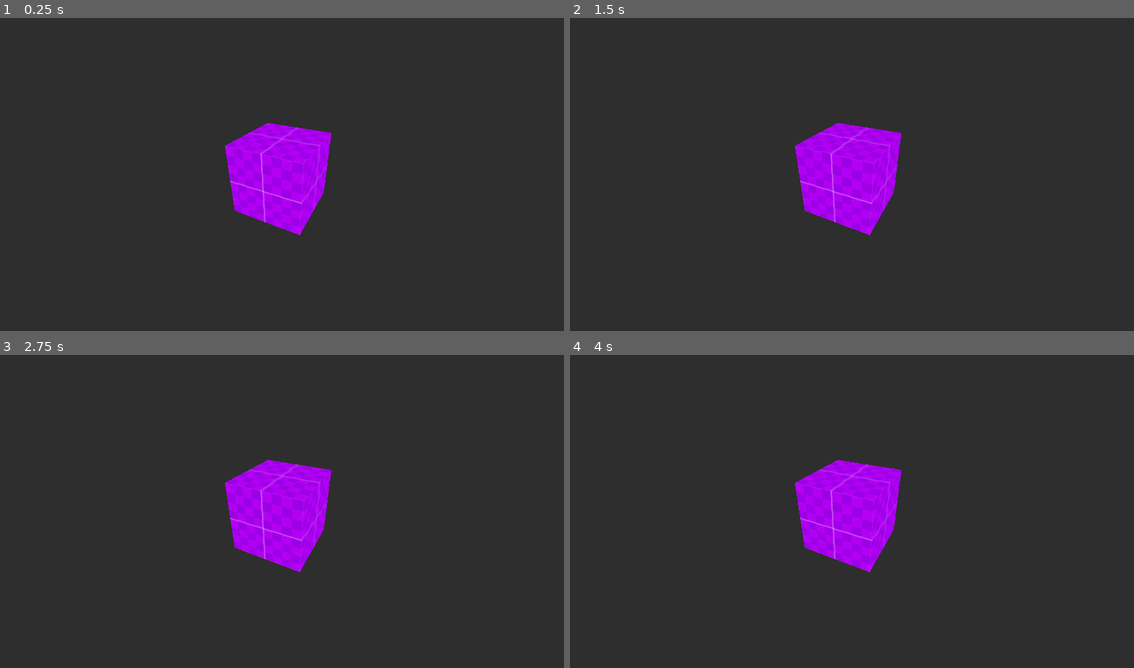
Above: before the commit, frames 1-4 (two rows, left to right).
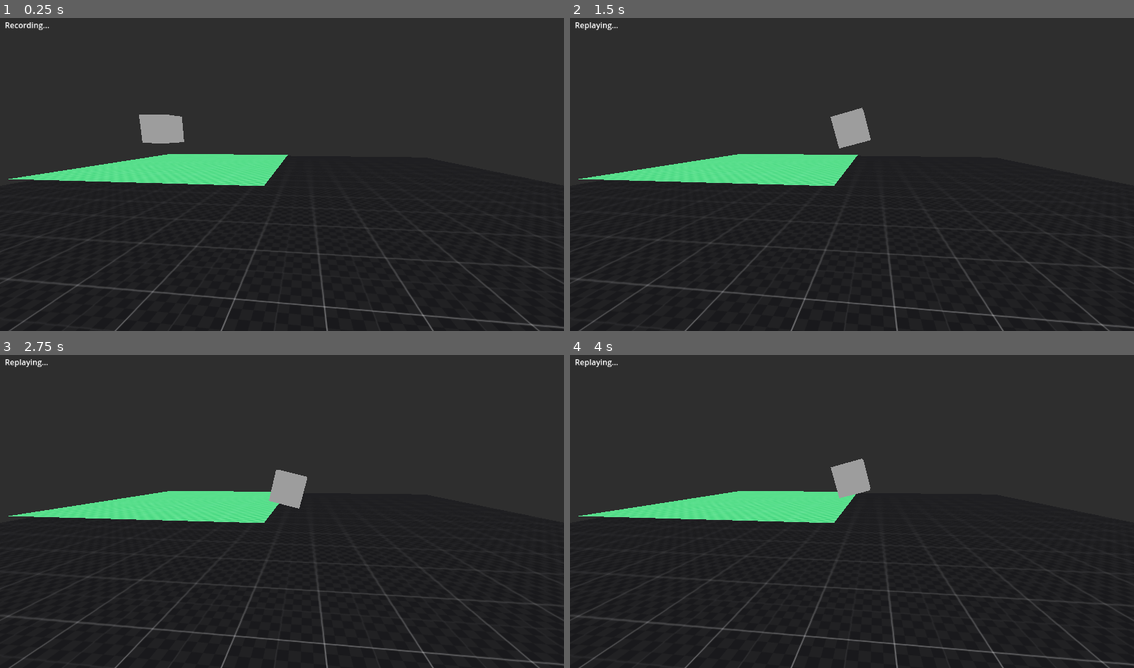
Above: after the commit, the same moments.

Repository: AndreaTerenz/Godot-baked-physics
Game: Godot game, scene res://Scenes/Baked.tscn
Same seed, same stepped clock (60 frames per second), same inputs: the game is played once before the commit and once after it. Before the commit the project starts from res://Main.tscn.
Inputs:
- Up to frame 1 (0.25 s): no input
- Up to frame 2 (1.5 s): tap Enter at 0.5 s; tap R (record_toggle) at 0.6, 1.35 s; tap Space at 1.25 s
- Up to frame 3 (2.75 s): tap R (record_toggle) at 2.1 s
- Up to frame 4 (4 s): tap R (record_toggle) at 2.85, 3.6 s

The runs differ from the first frame. In frame 1, 8.6% of the frame differs, in the area x 0-100%, y 1-100%; in frame 2, 8.2%; in frame 3, 7.9%; in frame 4, 7.9%.

Commit message:
move from boolean flag to state enum variable for baker

Diff:
--- a/Scenes/Baked.tscn
+++ b/Scenes/Baked.tscn
@@ -20,19 +20,24 @@
 [sub_resource type="BoxShape3D" id="BoxShape3D_nfx2s"]
 size = Vector3(6, 0.005, 6)
 
-[sub_resource type="GDScript" id="GDScript_bs46g"]
-script/source = "extends Label
+[sub_resource type="GDScript" id="GDScript_asdhl"]
+script/source = "extends Control
 
-func _on_recording_start():
-	visible = true
+@onready var label = $MarginContainer/Label
 
-
-func _on_recording_stop():
-	visible = false
+func _on_baker_state_changed(s):
+	match s:
+		PhysBaker.PHYS_BAKER_STATE.IDLE:
+			label.text = \"Idle\"
+		PhysBaker.PHYS_BAKER_STATE.BAKING:
+			label.text = \"Baking...\"
+		PhysBaker.PHYS_BAKER_STATE.REPLAY:
+			label.text = \"Replaying...\"
 "
 
-[node name="Node3D" type="Node3D"]
+[node name="PhysBaker" type="Node3D"]
 script = ExtResource("1_iwune")
+bake_on_ready = true
 
 [node name="Target" type="MeshInstance3D" parent="."]
 transform = Transform3D(1, 0, 0, 0, 1, 0, 0, 0, 1, -0.538607, 1.48738, 4.60708)
@@ -87,6 +92,7 @@
 anchor_bottom = 1.0
 grow_horizontal = 2
 grow_vertical = 2
+script = SubResource("GDScript_asdhl")
 
 [node name="MarginContainer" type="MarginContainer" parent="DebugUI"]
 layout_mode = 1
@@ -105,10 +111,8 @@
 size_flags_horizontal = 0
 size_flags_vertical = 0
 text = "Recording..."
-script = SubResource("GDScript_bs46g")
 
 [node name="Camera3D" type="Camera3D" parent="."]
 transform = Transform3D(-0.107095, -0.187973, 0.976318, 0, 0.981966, 0.18906, -0.994249, 0.0202474, -0.105164, 6.95575, 1.34695, -0.749235)
 
-[connection signal="recording_start" from="." to="DebugUI/MarginContainer/Label" method="_on_recording_start"]
-[connection signal="recording_stop" from="." to="DebugUI/MarginContainer/Label" method="_on_recording_stop"]
+[connection signal="state_changed" from="." to="DebugUI" method="_on_baker_state_changed"]
--- a/Scripts/PhysBaker.gd
+++ b/Scripts/PhysBaker.gd
@@ -7,8 +7,8 @@
 	REPLAY
 }
 
-signal recording_start
-signal recording_stop
+signal state_changed(s: PHYS_BAKER_STATE)
+
 
 # TODO
 #	baking length
@@ -25,18 +25,18 @@
 	set (s):
 		if s == state:
 			return
+
+		toggle_targets_freeze(s != PHYS_BAKER_STATE.BAKING)
+
+		match s:
+			PHYS_BAKER_STATE.REPLAY:
+				playback_frame = 0
+			PHYS_BAKER_STATE.BAKING:
+				playback_frame = -1
+
 		state = s
+		state_changed.emit(s)
 
-var baking := true :
-	set (r):
-		if r == baking:
-			return
-
-		baking = r
-		if baking:
-			recording_start.emit()
-		else:
-			recording_stop.emit()
 var data := {}
 var frames_recorded := 0
 var playback_frame := -1
@@ -56,13 +56,19 @@
 	print("Found %d RgidBodies out of %d total children" % [len(target_kids), get_child_count()])
 	print(data)
 
+	toggle_targets_freeze(true)
 func _input(event):
 	if event.is_action_released("record_toggle"):
-		baking = not baking
-		playback_frame = 0
+		if state == PHYS_BAKER_STATE.IDLE:
+			state = PHYS_BAKER_STATE.BAKING
+		elif state == PHYS_BAKER_STATE.BAKING:
+			state = PHYS_BAKER_STATE.REPLAY
 
 func _physics_process(_delta):
-	if baking:
+	if state == PHYS_BAKER_STATE.IDLE:
+		return
+
+	if state == PHYS_BAKER_STATE.BAKING:
 		for kid in target_kids:
 			var kp := kid.get_path()
 			var kid_pos := kid.position
@@ -87,10 +93,10 @@
 
 		frames_recorded += 1
 	else:
+		if playback_frame >= frames_recorded:
+			playback_frame = 0
+
 		var source : Array = data[data.keys()[0]]
-		if playback_frame >= len(source):
-			return
-
 		var frame : Array = source[playback_frame]
 
 		target.position = frame[0]
--- a/project.godot
+++ b/project.godot
@@ -12,7 +12,7 @@
 
 config/name="PhysBake"
 config/description="Attempt at a physics baking system for Godot 4"
-run/main_scene="res://Main.tscn"
+run/main_scene="res://Scenes/Baked.tscn"
 config/features=PackedStringArray("4.2")
 config/icon="res://icon.png"
 
